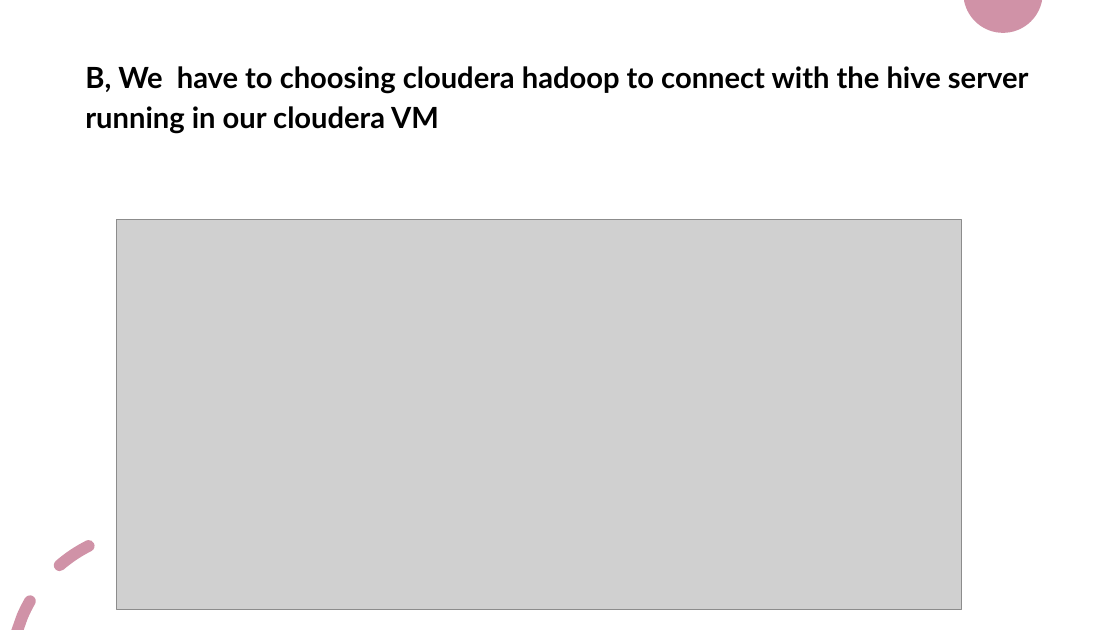
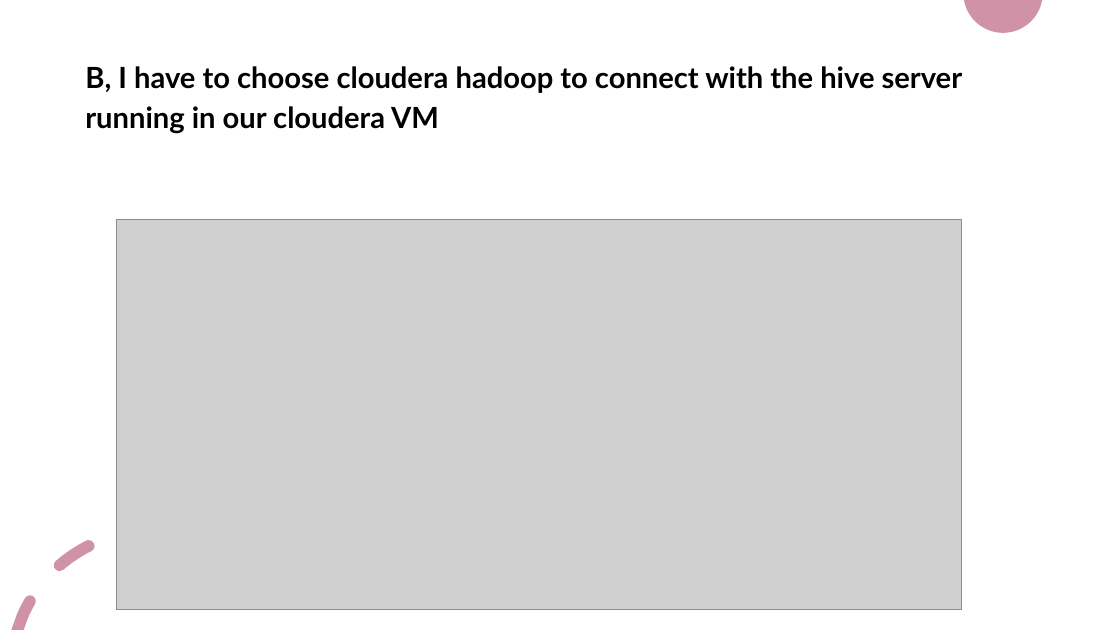
Before and after one commit to HenokKifleyesus/FinalProjectBigDataTechnology, a slide deck: slide 10 of BIG DATA TECHNOLOGY.pptx. Drawn at 1120x630 pixels with LibreOffice and Linux fonts; fonts in the diff are those of the drawing; grey boxes stand for pictures. Boxes give left, top, right and bottom in pixels: in the first picture for what was removed or moved away, otherwise in the second. Text is boxed around its words. In the diff, an @@ line names an element or a change of style, - is before the commit and + after.

```diff
--- a/BIG DATA TECHNOLOGY.pptx
+++ b/BIG DATA TECHNOLOGY.pptx
@@ title at (85,66,963,134): text changed @@
-B, We have to choosing cloudera hadoop to connect with the hive server running in our cloudera VM
+B, I have to choose cloudera hadoop to connect with the hive server running in our cloudera VM
```
Also in this commit, not shown: 3 other slides changed, 1 other file.
